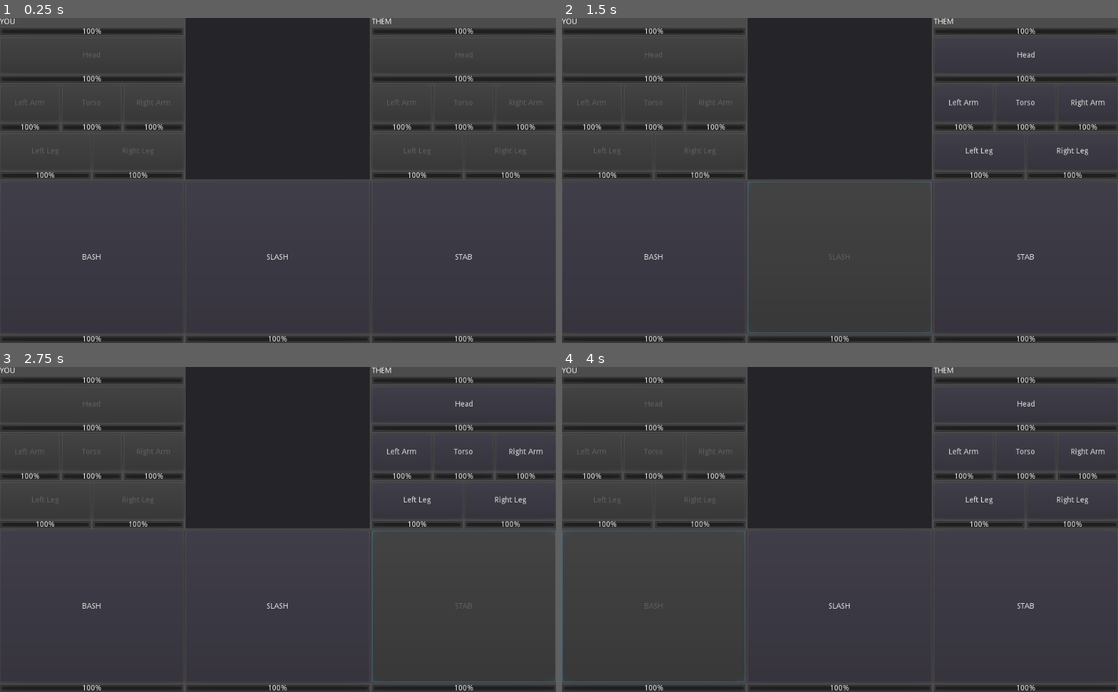
Above: before the commit, frames 1-4 (two rows, left to right).
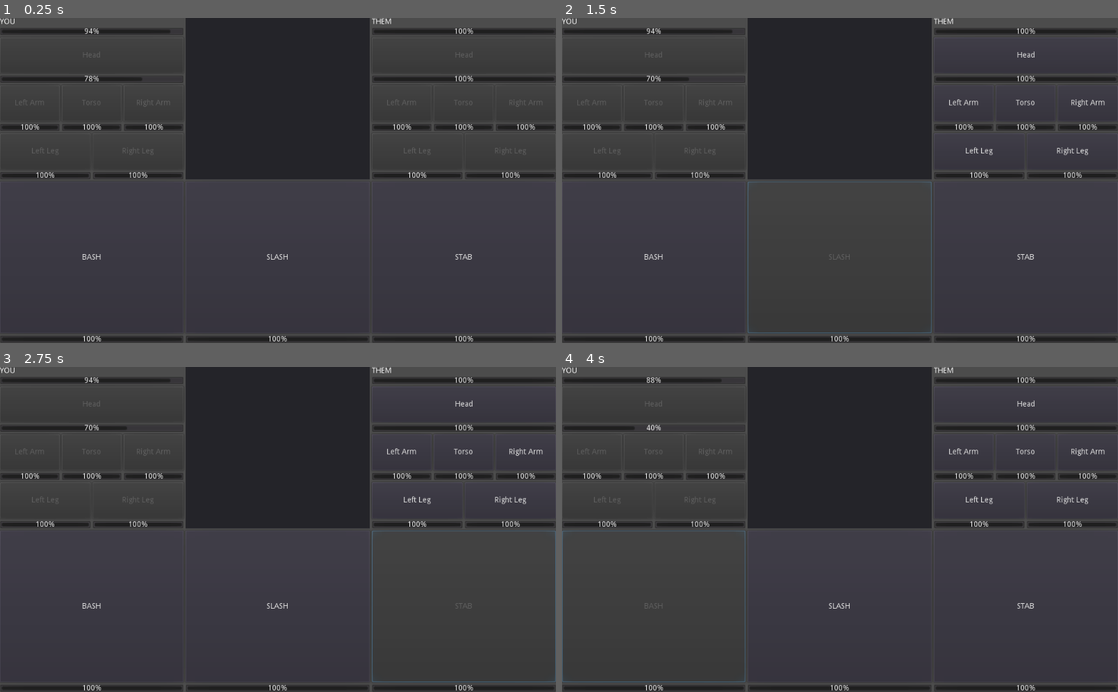
Above: after the commit, the same moments.

Repository: CertifiedIdiots/Tick
Game: Godot game, scene res://Game.tscn
Same seed, same stepped clock (60 frames per second), same inputs: the game is played once before the commit and once after it.
Inputs:
- Up to frame 1 (0.25 s): no input
- Up to frame 2 (1.5 s): click "BASH" at 0.5 s; click "SLASH" at 1.25 s
- Up to frame 3 (2.75 s): click "STAB" at 2 s
- Up to frame 4 (4 s): click "Head" at 2.75 s; click "BASH" at 3.5 s

The runs differ from the first frame. In frame 1, 0.1% of the frame differs, in the area x 14-33%, y 3-20%; in frame 2, 0.2%; in frame 3, 0.2%; in frame 4, 0.2%, in the area x 13-33%, y 3-20%.

Commit message:
Pass entity to skills

Diff:
--- a/Game/Enemy.gd
+++ b/Game/Enemy.gd
@@ -2,4 +2,4 @@
 extends Entity
 
 func _init(name: String).(name):
-	skills = [Skill.new("BASH", 3, 30)]
+	skills = [Skill.new("BASH", 3, 30, self)]
--- a/Game/Entity.gd
+++ b/Game/Entity.gd
@@ -18,9 +18,9 @@
 ]
 
 var skills = [
-	Skill.new("BASH", 5, 50),
-	Skill.new("SLASH", 3, 30),
-	Skill.new("STAB", 1, 10)
+	Skill.new("BASH", 5, 50, self),
+	Skill.new("SLASH", 3, 30, self),
+	Skill.new("STAB", 1, 10, self)
 ]
 
 var accuracy = 3.0
--- a/Game/Skill.gd
+++ b/Game/Skill.gd
@@ -4,18 +4,18 @@
 var cooldown: float
 var max_cooldown: float
 var damage: float
+var owner
 
-func _init(name: String, cooldown: float, damage: float):
+func _init(name: String, cooldown: float, damage: float, owner):
 	self.name = name
 	self.cooldown = cooldown
 	self.max_cooldown = cooldown
 	self.damage = damage
+	self.owner = owner
 
 func use(on: Part):
-	var hit_chance = (on.hit_chance * 1.0) # the multiplier needs to be player/enemy accuracy. I forgot how to call things right .-.
-	var roll = RandomNumberGenerator.new()
-	roll.randomize()
-	var result = roll.randf_range(0, 1.0)
+	var hit_chance = (on.hit_chance * owner.accuracy)
+	var result = randf()
 	if result < hit_chance:
 		on.damage(damage)
 		print("HIT! - ", on.name, " ", "(", hit_chance*100, "%)")
